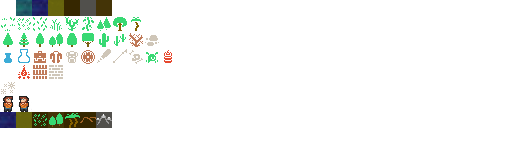
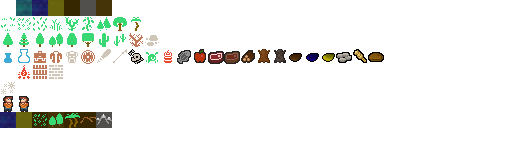
The second (512, 160) image is a revision of the first. Changes to its layers:
painted on "tilesheet.png" over [128, 49, 384, 64]
